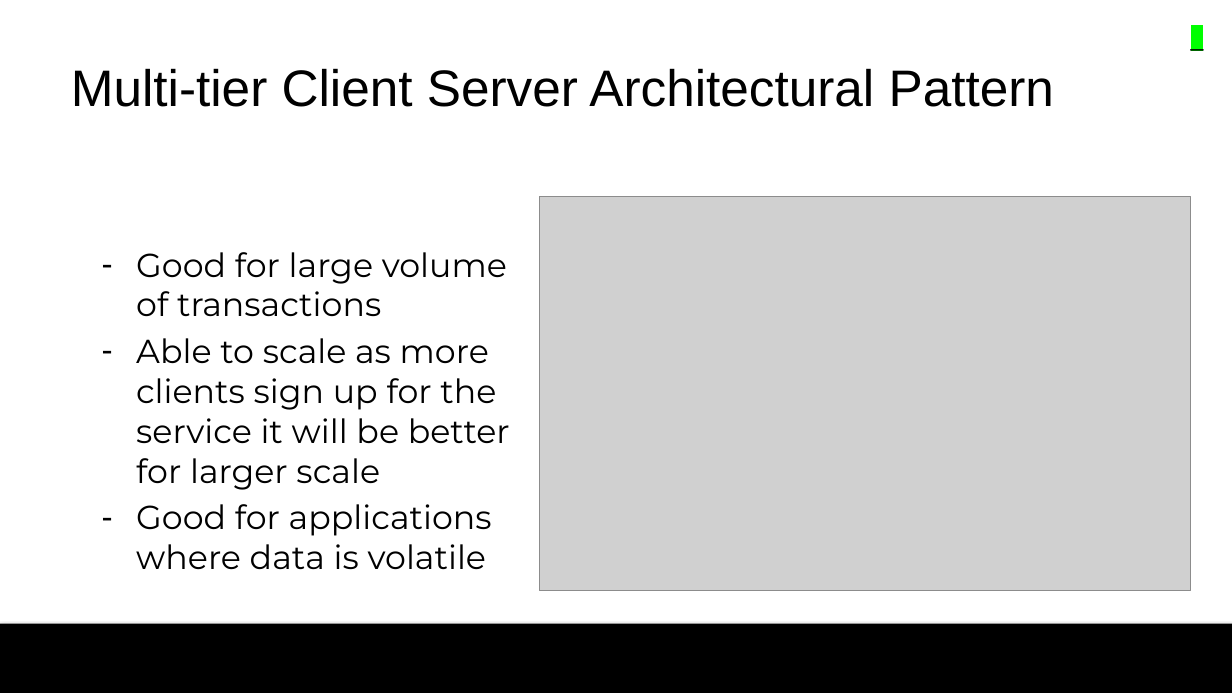
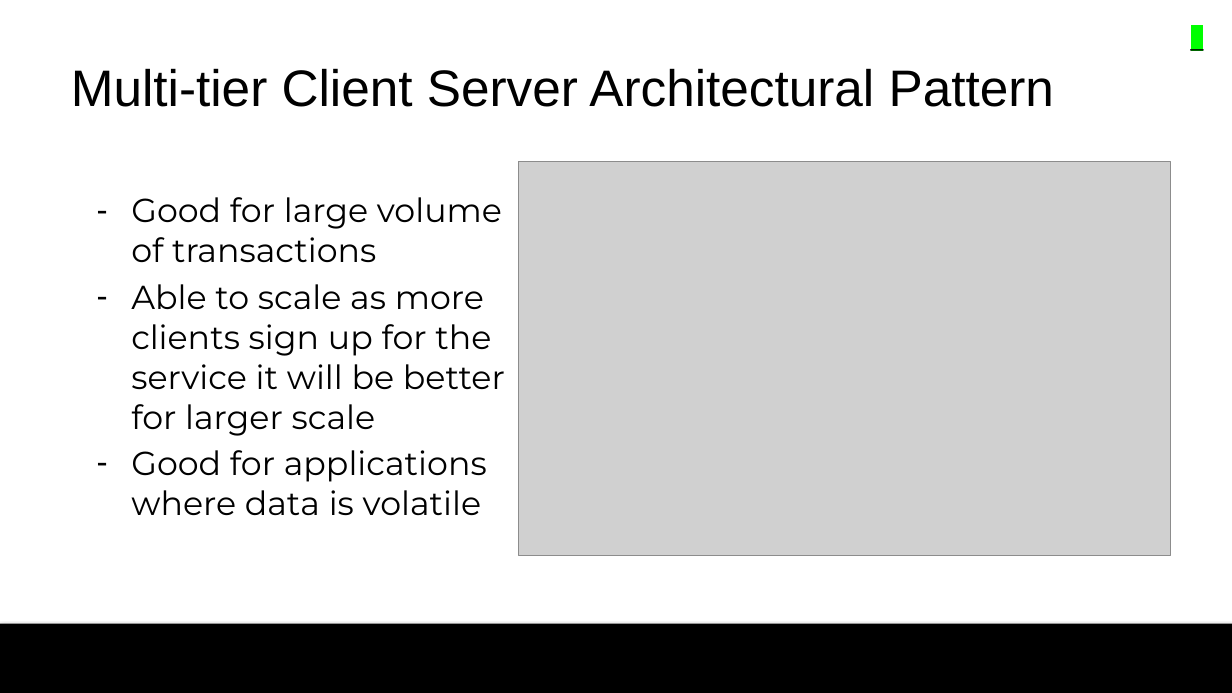
Before and after one commit to colby13king/cs5320-code, a slide deck: slide 6 of LicenseAssetManager/docs/Maintenance/MaintenancePresentation.pptx (slide 5 before the commit). Drawn at 1232x693 pixels with LibreOffice and Linux fonts; fonts in the diff are those of the drawing; grey boxes stand for pictures; background and template pictures are left out. Boxes give left, top, right and bottom in pixels: in the first picture for what was removed or moved away, otherwise in the second. Text is boxed around its words. In the diff, an @@ line names an element or a change of style, - is before the commit and + after.

```diff
--- a/LicenseAssetManager/docs/Maintenance/MaintenancePresentation.pptx
+++ b/LicenseAssetManager/docs/Maintenance/MaintenancePresentation.pptx
@@ picture: place and size @@
-picture at bbox=[540, 197, 1191, 592]
+picture at bbox=[518, 161, 1170, 555]
@@ text "Good for large volume of ...": place and size @@
-text "Good for large volume of ..." at bbox=[136, 252, 510, 569]
+text "Good for large volume of ..." at bbox=[131, 197, 505, 515]
```
Also in this commit, not shown: 2 other slides changed, 1 slide added, 3 other files.
